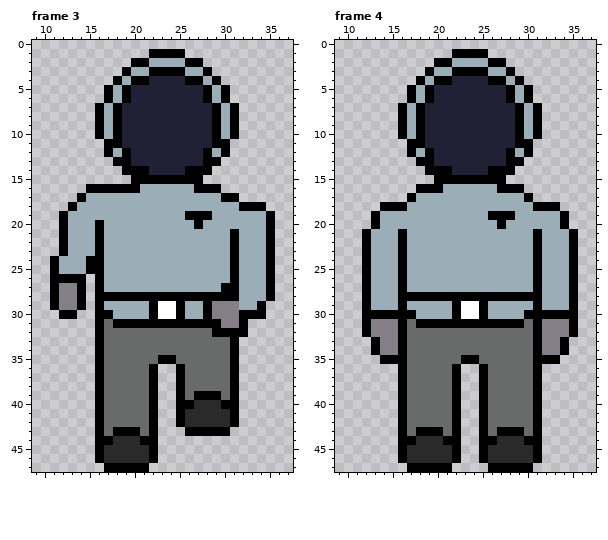
Animated GIF sprite -- Assets/Sprites/Characters/John Spacebound run down.gif. This is how it looked before the edit.
The file is 192x192 pixels, drawn in blocks of 4x4; one block is one cell here. Shown: frame 3: x 9..37, y 0..47; frame 4: x 9..37, y 0..47. The commit also changed other frames, which this record leaves out.
And afterwards:
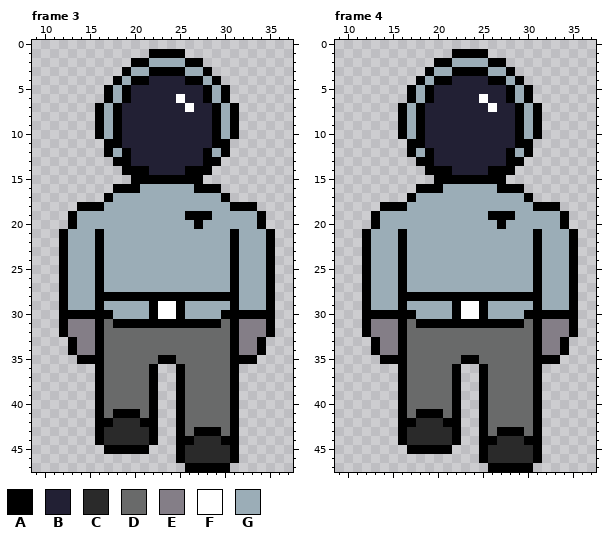
Palette (. is transparent): A #000000  B #222034  C #2a2a2a  D #696a6a  E #847e87  F #ffffff  G #9badb7
The exact change:
Changed rows in their new state; - is an unchanged pixel.
Frame 3:
first column x 25:
 6 F-
 7 -F
first column x 12:
16 ---...------------------
17 --...A-------------.----
18 -.AAA--------------A--.-
19 .A--------------------A.
20 .A--G-----------------A.
first column x 11:
24 .A--G--------------------
25 .A--G--------------------
26 .-GGG--------------------
27 .AGGG--------------G-----
28 .AGGG--------------------
29 .AGGG------------GGGA--GA
30 ---AA------------GGAA---A
31 -AEEE--------------DAEEEA
32 -AEEE-------------DD-EEEA
33 --AEE----------------EEA-
34 --AEE----------------EEA-
35 ---AA----------------AA--
first column x 16:
39 -----------DDD--
40 ----------DDDDD-
41 --AAA-----DDDDD-
42 -ACCCA----DDDDD-
43 -CCCCC---AD---DA
44 -C---C---AACCCAA
45 .AAAAA.--ACCCCCA
46 .......--ACCCCCA
47 -.....----AAAAA-
Frame 4:
first column x 25:
 6 F-
 7 -F
first column x 16:
41 --AAA--
42 -ACCCA-
43 -CCCCC-
44 -C---C-
45 .AAAAA.
46 .......
47 -.....-
Where, in picture pixels (left, top, right, bottom), the same in both pictures:
changed: (176, 94, 194, 112)
changed: (59, 184, 113, 229)
changed: (230, 193, 275, 229)
changed: (50, 256, 95, 364)
changed: (203, 283, 275, 364)
changed: (95, 391, 239, 472)
changed: (479, 94, 497, 112)
changed: (398, 409, 461, 472)
